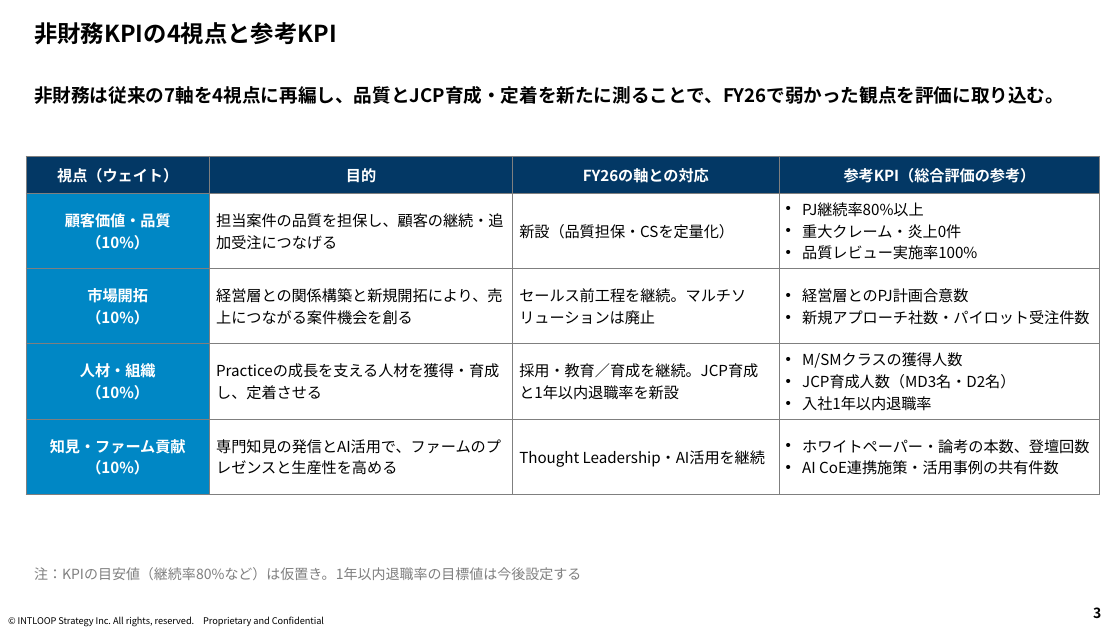
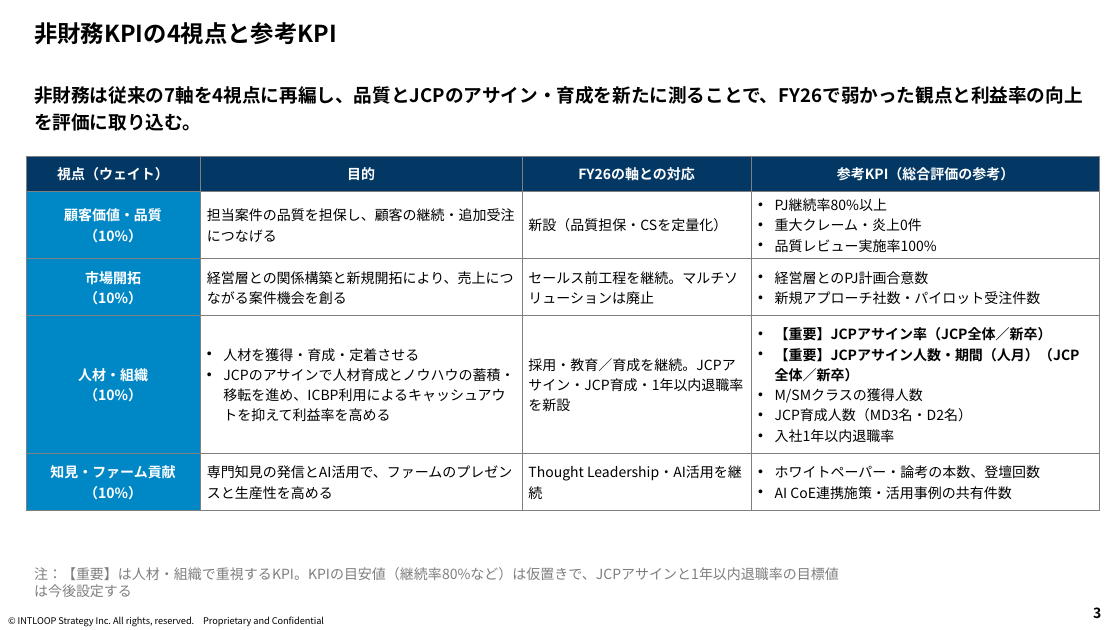
Before and after one commit to mkomko2011/For-AI, a slide deck: slide 3 of FY27_DMD非財務KPI_位置づけと評価項目_説明資料_20261111.pptx. Drawn at 1120x630 pixels with LibreOffice and Linux fonts; fonts in the diff are those of the drawing; background and template pictures are left out. Boxes give left, top, right and bottom in pixels: in the first picture for what was removed or moved away, otherwise in the second. Text is boxed around its words. In the diff, an @@ line names an element or a change of style, - is before the commit and + after.

```diff
--- a/FY27_DMD非財務KPI_位置づけと評価項目_説明資料_20261111.pptx
+++ b/FY27_DMD非財務KPI_位置づけと評価項目_説明資料_20261111.pptx
@@ text at bbox=[34, 86, 1083, 131]: text changed @@
-非財務は従来の7軸を4視点に再編し、品質とJCP育成・定着を新たに測ることで、FY26で弱かった観点を評価に取り込む。
+非財務は従来の7軸を4視点に再編し、品質とJCPのアサイン・育成を新たに測ることで、FY26で弱かった観点と利益率の向上を評価に取り込む。
@@ table at bbox=[26, 156, 1101, 509] @@
-row 4: 人材・組織 （10%） | Practiceの成長を支える人材を獲得・育成し、定着させる | 採用・教育／育成を継続。JCP育成と1年以内退職率を新設 | M/SMクラスの獲得人数 / JCP育成人数（MD3名・D2名） / 入社1年以内退職率
+row 4: 人材・組織 （10%） | 人材を獲得・育成・定着させる / JCPのアサインで人材育成とノウハウの蓄積・移転を進め、ICBP利用によるキャッシュアウトを抑えて利益率を高める | 採用・教育／育成を継続。JCPアサイン・JCP育成・1年以内退職率を新設 | 【重要】JCPアサイン率（JCP全体／新卒） / 【重要】JCPアサイン人数・期間（人月）（JCP全体／新卒） / M/SMクラスの獲得人数 / JCP育成人数（MD3名・D2名） / 入社1年以内退職率
@@ size 13 to 12 pt in "視点（ウェイト）", "目的", "FY26の軸との対応", "参考KPI（総合評価の参考）" and 17 more places @@
@@ text at bbox=[34, 567, 839, 580]: text changed @@
-注：KPIの目安値（継続率80%など）は仮置き。1年以内退職率の目標値は今後設定する
+注：【重要】は人材・組織で重視するKPI。KPIの目安値（継続率80%など）は仮置きで、JCPアサインと1年以内退職率の目標値は今後設定する
```
Also in this commit, not shown: 1 other slide changed, 1 other file.
